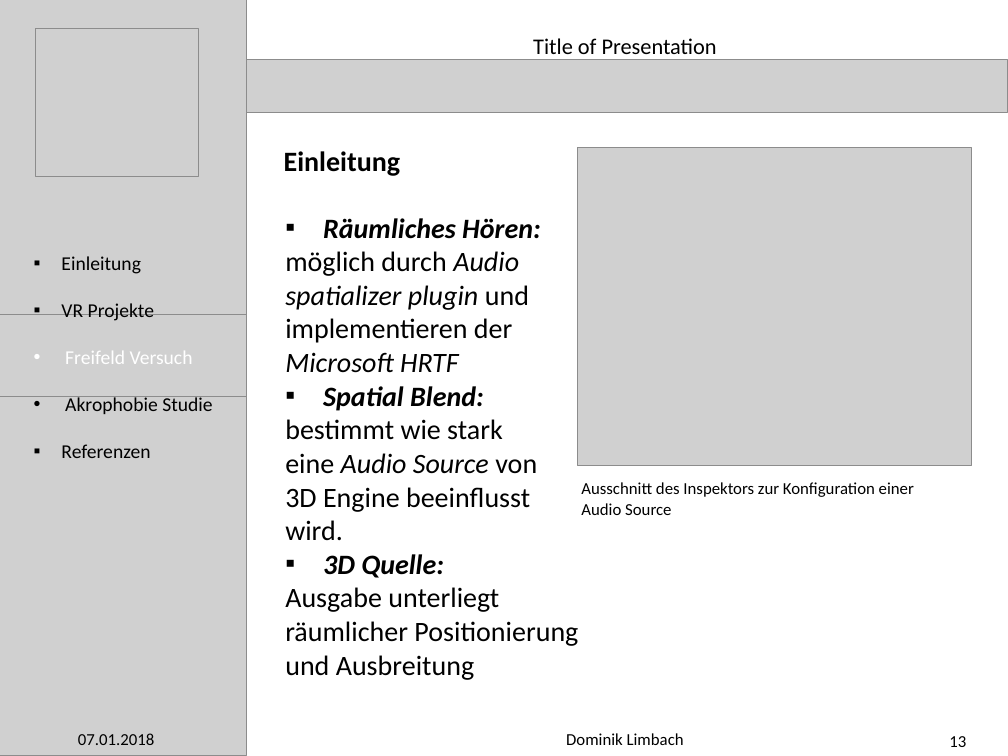
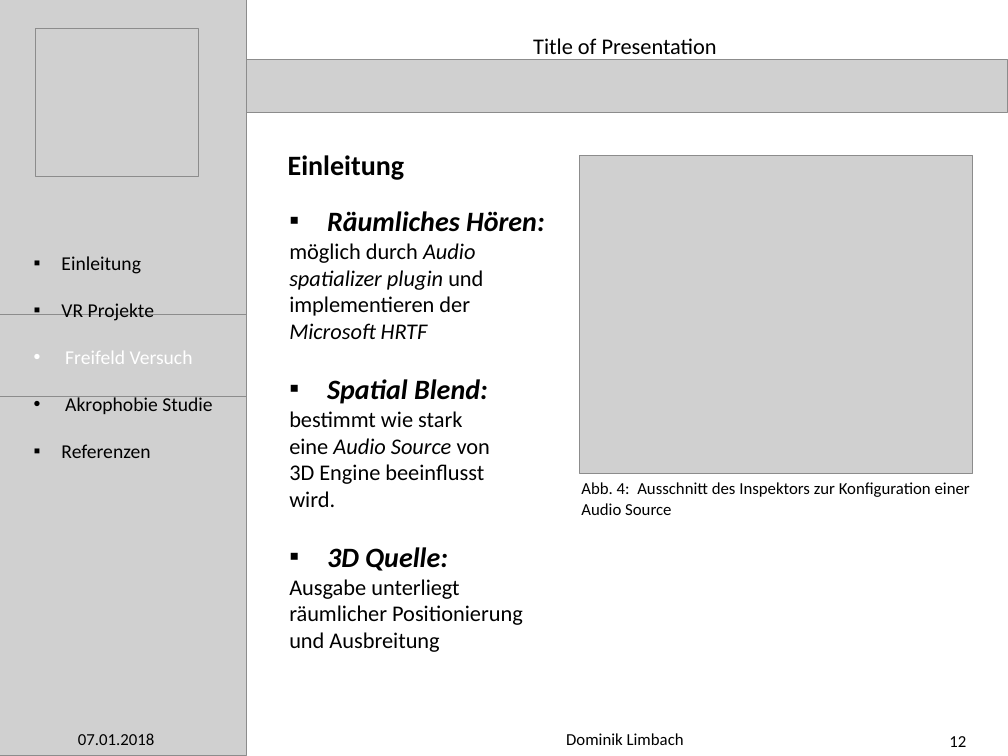
Before and after one commit to meistalampe/Work-, a slide deck: slide 12 of Präsentation Praxisphase/PowerPoint Presentation (Outline).pptx (slide 13 before the commit). Drawn at 1008x756 pixels with LibreOffice and Linux fonts; fonts in the diff are those of the drawing; grey boxes stand for pictures. Boxes give left, top, right and bottom in pixels: in the first picture for what was removed or moved away, otherwise in the second. Text is boxed around its words. In the diff, an @@ line names an element or a change of style, - is before the commit and + after.

```diff
--- a/Präsentation Praxisphase/PowerPoint Presentation (Outline).pptx
+++ b/Präsentation Praxisphase/PowerPoint Presentation (Outline).pptx
@@ text "Einleitung": place and size @@
-text "Einleitung" at [284,151,400,176]
+text "Einleitung" at [288,155,404,180]
@@ text "Räumliches Hören:": place and size @@
-text "Räumliches Hören:" at [285,218,578,680]
+text "Räumliches Hören:" at [289,211,545,652]
@@ picture: place and size @@
-picture at [578,148,971,466]
+picture at [580,155,973,473]
@@ text at [289,243,523,652]: size 20 to 16 pt in "möglich durch Audio", "spatializer plugin und", "implementieren der", "Microsoft HRTF" and 7 more places @@
@@ text at [581,482,970,497]: text changed @@
-Ausschnitt des Inspektors zur Konfiguration einer
+Abb. 4: Ausschnitt des Inspektors zur Konfiguration einer
@@ page number at [949,736,966,747]: text changed @@
-13
+12
```
Also in this commit, not shown: 28 other slides changed, 1 slide added, 1 other file.
